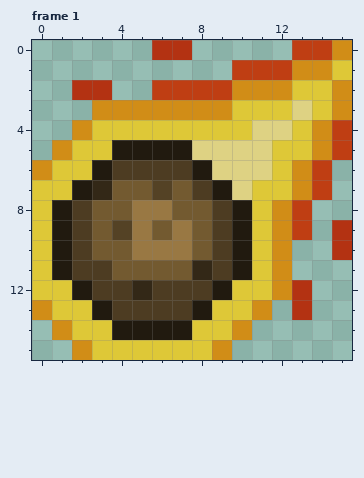
Two states of a pixel-art file, Aseprite/Meteor.aseprite. Above, as it was before the edit.
16x16 pixels, 2 frames. Colours within 5 levels of each other are drawn and written as one. Shown: frame 1.
Now the later version:
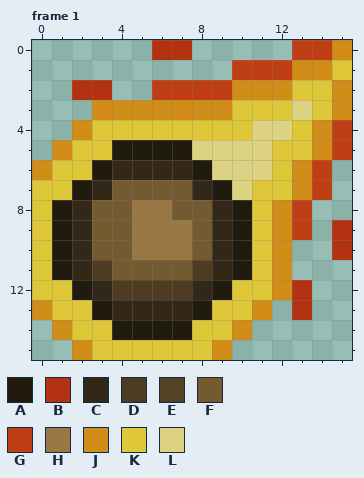
Palette (. is transparent): A #211a0f  B #b33212  C #332817  D #4d3c22  E #544225  F #735a30  G #bf3e13  H #997843  J #d18d17  K #dec837  L #ded283
What changed:
--- frame 1
@@ x 0..15 @@
  5 .JKKAAAALLLLKKJG
- 6 JKKADDDDALLLKJG.
- 7 KKACFFEFDALKKJG.
- 8 KADFFHHFFDAKJG..
- 9 KADFEHFHFDAKJG.B
-10 KADFFHHHFDAKJ..B
-11 KADDFFFFCDAKJ...
-12 KKADDCDDDAKKJB..
-13 JKKADDDDAKKJ.B..
+ 6 JKKACCCCALLLKJG.
+ 7 KKACFFFFCALKKJG.
+ 8 KACFFHHFFCAKJG..
+ 9 KACFFHHHFCAKJG.B
+10 KACFFHHHFCAKJ..B
+11 KACDFFFFDCAKJ...
+12 KKACDDDDCAKKJB..
+13 JKKACCCCAKKJ.B..
 14 .JKKAAAAKKJ.....
Changed places in both pictures, as pixel boxes (x1, y1, x2, y2):
changed: (72, 160, 232, 320)
